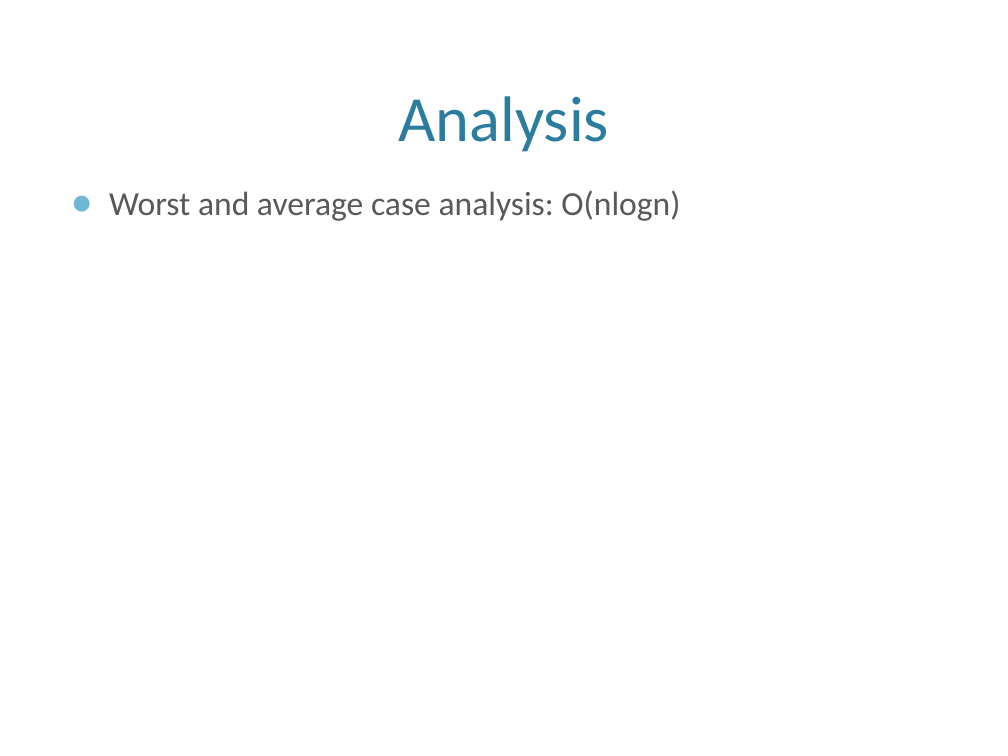
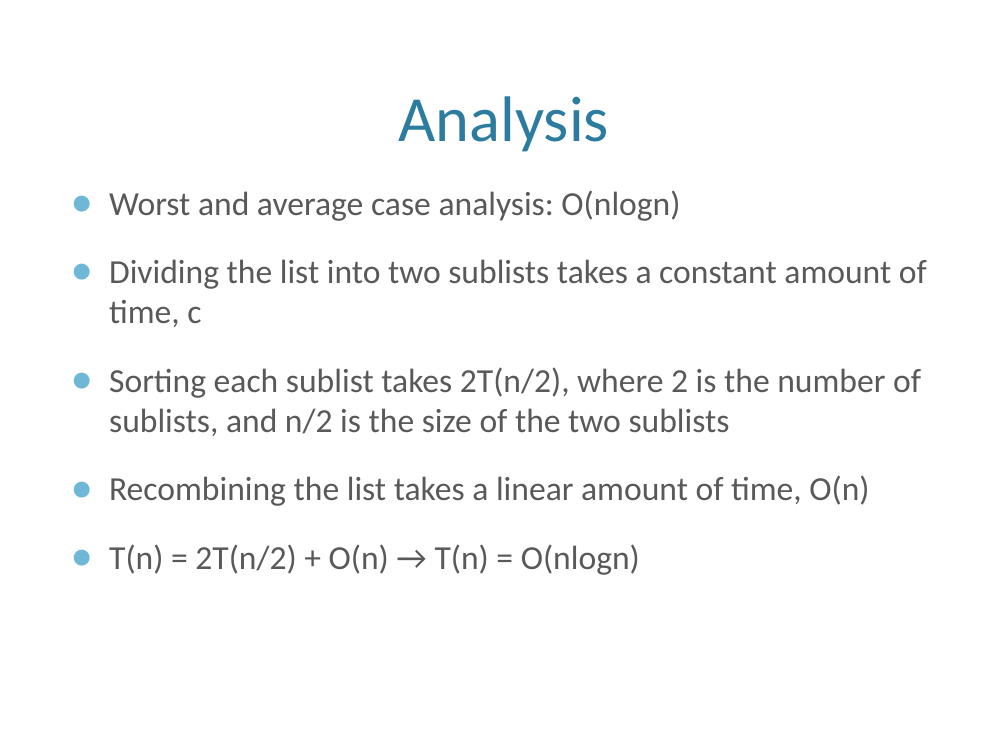
Before and after one commit to nikkipruitt/SortingProject, a slide deck: slide 3 of MergeSortPresentation.pptx. Drawn at 1008x756 pixels with LibreOffice and Linux fonts; fonts in the diff are those of the drawing; background and template pictures are left out. Boxes give left, top, right and bottom in pixels: in the first picture for what was removed or moved away, otherwise in the second. Text is boxed around its words. In the diff, an @@ line names an element or a change of style, - is before the commit and + after.

Commit message:
Analysis complete!

```diff
--- a/MergeSortPresentation.pptx
+++ b/MergeSortPresentation.pptx
@@ text at <box>109,259,927,575</box>: paragraphs added @@
+● Dividing the list into two sublists takes a constant amount of time, c
+● Sorting each sublist takes 2T(n/2), where 2 is the number of sublists, and n/2 is the size of the two sublists
+● Recombining the list takes a linear amount of time, O(n)
+● T(n) = 2T(n/2) + O(n) → T(n) = O(nlogn)
```
